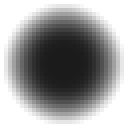
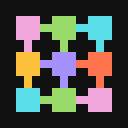
The second (128, 128) image is a revision of the first. Changes to its layers:
renamed "white" to "Rectangle 1 copy 4", painted on it over [4, 4, 124, 124]
added layer "Rectangle 1 copy 4" (2nd of 3) above "Rectangle 1 copy 4" over [16, 88, 40, 112]
renamed "red" to "Rectangle 1 copy 4", showed it, painted on it over [4, 4, 124, 124]
added layer "Rectangle 1 copy 3" (1st of 3) above "Rectangle 1 copy 3" over [52, 52, 76, 76]
renamed "purple" to "Rectangle 1 copy 3", showed it, painted on it over [4, 4, 124, 124]
added layer "Rectangle 1 copy 3" (3rd of 3) above "Rectangle 1 copy 2" over [16, 52, 40, 76]
renamed "yellow" to "Rectangle 1 copy 2", showed it, painted on it over [4, 4, 124, 124]
added layer "Rectangle 1 copy" above "Rectangle 1" over [88, 16, 112, 40]
renamed "blue" to "Rectangle 1", showed it, painted on it over [4, 4, 124, 124]
added layer "Rectangle 2 copy 11" above "Rectangle 2 copy 10" over [28, 60, 52, 68]
added layer "Rectangle 2 copy 10" above "Rectangle 2 copy 9" over [68, 60, 92, 68]
added layer "Rectangle 2 copy 9" above "Rectangle 2 copy 8" over [32, 24, 56, 32]
added layer "Rectangle 2 copy 8" above "Rectangle 2 copy 7" over [68, 24, 92, 32]
added layer "Rectangle 2 copy 7" above "Rectangle 2 copy 6" over [36, 96, 60, 104]
added layer "Rectangle 2 copy 6" above "Rectangle 2 copy 5" over [72, 96, 96, 104]
added layer "Rectangle 2 copy 5" above "Rectangle 2 copy 4" over [96, 68, 104, 92]
added layer "Rectangle 2 copy 4" above "Rectangle 2 copy 3" over [96, 36, 104, 60]
added layer "Rectangle 2 copy 3" above "Rectangle 2 copy 2" over [60, 36, 68, 60]
added layer "Rectangle 2 copy 2" above "Rectangle 2 copy" over [60, 72, 68, 96]
added layer "Rectangle 2 copy" above "Rectangle 2" over [24, 72, 32, 96]
added layer "Rectangle 2" above "Background" over [24, 36, 32, 60]
added layer "Background" over [0, 0, 128, 128]
